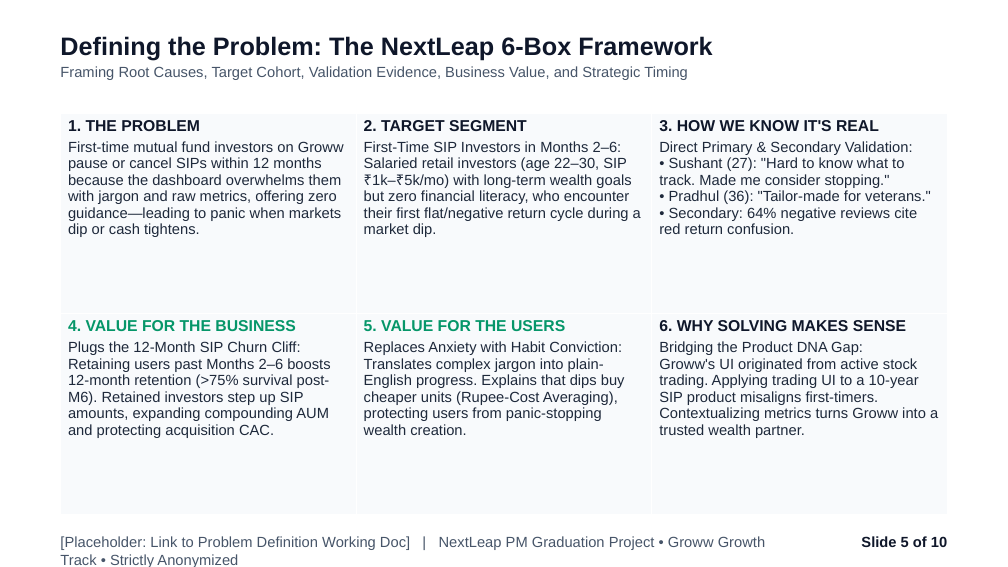
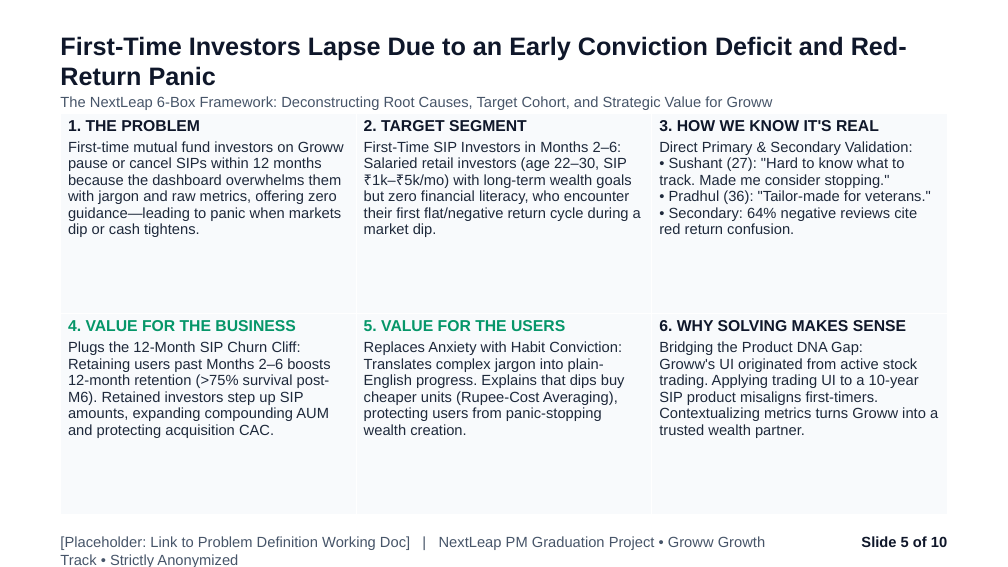
Before and after one commit to emilgeorgefranc95/NL_Grad_Proj_MVP_1, a slide deck: slide 5 of NL_Groww.pptx. Drawn at 1008x567 pixels with LibreOffice and Linux fonts; fonts in the diff are those of the drawing. Boxes give left, top, right and bottom in pixels: in the first picture for what was removed or moved away, otherwise in the second. Text is boxed around its words. In the diff, an @@ line names an element or a change of style, - is before the commit and + after.

Commit message:
Update slide titles on Slides 5, 9, 10 to state key takeaway messages per Guideline 3

```diff
--- a/NL_Groww.pptx
+++ b/NL_Groww.pptx
@@ text at (60, 36, 907, 110): text changed @@
-Defining the Problem: The NextLeap 6-Box Framework
-Framing Root Causes, Target Cohort, Validation Evidence, Business Value, and Strategic Timing
+First-Time Investors Lapse Due to an Early Conviction Deficit and Red-Return Panic
+The NextLeap 6-Box Framework: Deconstructing Root Causes, Target Cohort, and Strategic Value for Groww
```
Also in this commit, not shown: 2 other slides changed, 1 other file.
